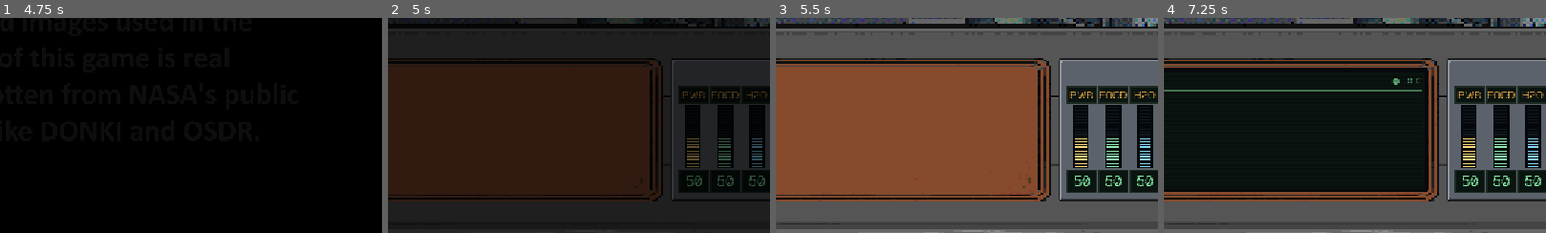
Above: before the commit, frames 1-4 (left to right).
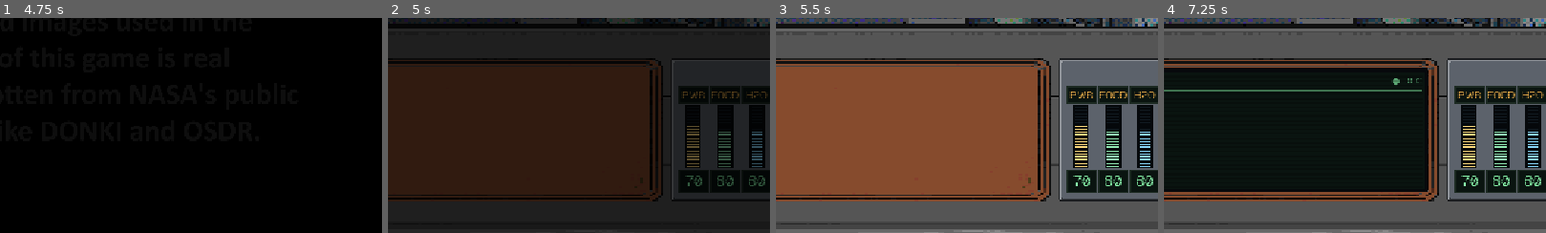
Above: after the commit, the same moments.

Repository: Elmx5/Martian-Outpost
Game: Godot game, scene res://scenes/mainScene/main_scene.tscn
The game is run twice, just before and just after one commit, with the same random seed, the same clock (stepped at 60 frames per second) and the same inputs. Sound files missing from this copy of the repository are replaced by a short silence.
Inputs (mouse positions are % of the whole screen's width and height, from its top left):
- Up to frame 1 (4.75 s): click "Play" at 0.5 s; click "Play" at 1.25 s; click "Infinite mode" at 2 s; click "Infinite mode" at 2.75 s; click "Play" at 3.5 s; click "Infinite mode" at 4.25 s
- Up to frame 2 (5 s): no input
- Up to frame 3 (5.5 s): click (12, 67) at 5.02 s
- Up to frame 4 (7.25 s): click "Next" at 5.75 s; click "Next" at 6.5 s
The pictures show only the part of the screen within x 42-92%, y 50-100%; the shares and areas given below are measured in that part.

Frame 1 is identical in both runs. In frame 2, 0.3% of the frame differs, in the area x 77-98%, y 50-79%; in frame 3, 0.3%; in frame 4, 0.3%.

Commit message:
fasa

Diff:
--- a/project.godot
+++ b/project.godot
@@ -17,10 +17,10 @@
 
 [autoload]
 
-Settings="*res://scripts/settings.gd"
 EventsData="*uid://bextrymhl8hpr"
 Resources="*uid://147rcwo0gbdj"
 Transition="*res://scripts/transition.gd"
+Settings="*res://scripts/settings.gd"
 
 [display]
 
@@ -37,4 +37,5 @@
 rendering_device/driver.windows="d3d12"
 renderer/rendering_method="gl_compatibility"
 renderer/rendering_method.mobile="gl_compatibility"
+textures/vram_compression/import_etc2_astc=true
 environment/defaults/default_clear_color=Color(0, 0, 0, 1)
--- a/scripts/resources.gd
+++ b/scripts/resources.gd
@@ -13,9 +13,9 @@
 
 func reset() -> void:
 	spaceResources = {
-		SpaceResource.ENERGY: 50,
-		SpaceResource.FOOD: 50,
-		SpaceResource.WATER: 50,
+		SpaceResource.ENERGY: 70,
+		SpaceResource.FOOD: 60,
+		SpaceResource.WATER: 60,
 		SpaceResource.RADIATION: 10
 	}
 	for r in spaceResources:
Not shown, changed: build/web/index.apple-touch-icon.png.import
Not shown, changed: build/web/index.icon.png.import
Not shown, changed: build/web/index.png.import
Not shown, changed: export_presets.cfg
Binary file removed: juegoNasa.apple-touch-icon.png
Binary file removed: juegoNasa.icon.png
Binary file removed: juegoNasa.png
Not shown, added: build/web.zip
Not shown, added: build/web/index.apple-touch-icon.png
Not shown, added: build/web/index.audio.position.worklet.js
Not shown, added: build/web/index.audio.worklet.js
Not shown, added: build/web/index.icon.png
(and 5 more such lines)
